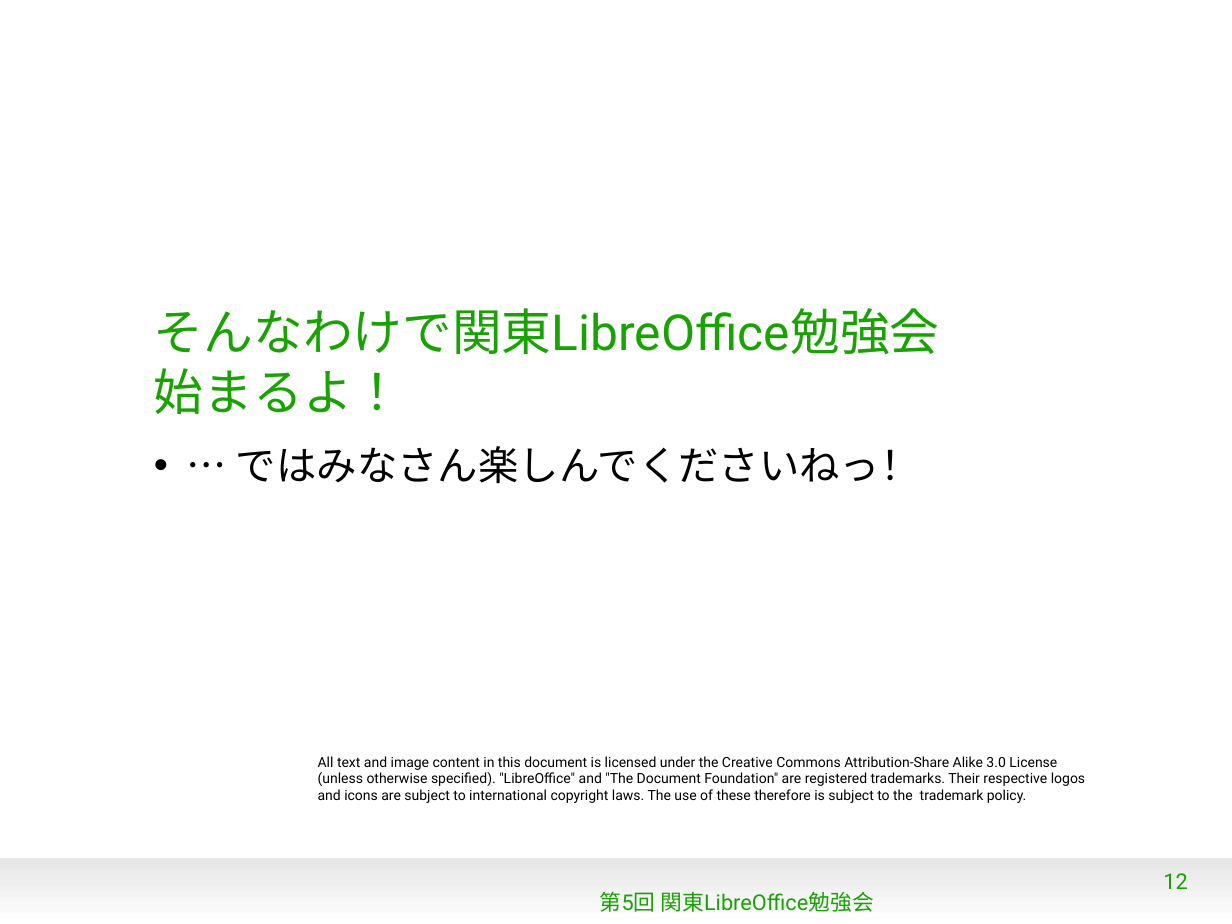
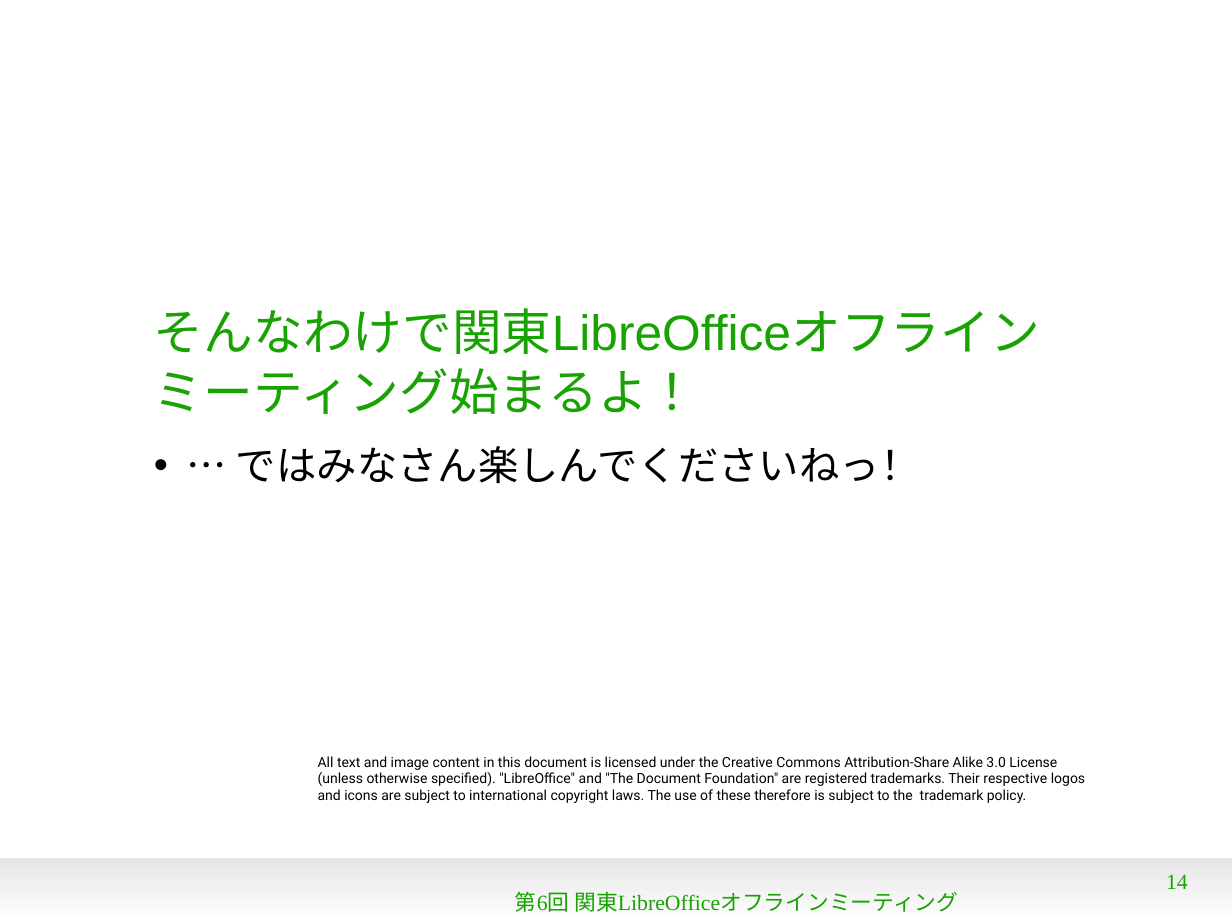
Before and after one commit to naruoga/KantoLibreOffice, a slide deck: slide 14 of Jun2013/OpeningTalk.odp (slide 12 before the commit). Drawn at 1232x924 pixels with LibreOffice and Linux fonts; fonts in the diff are those of the drawing; background and template pictures are left out. Boxes give left, top, right and bottom in pixels: in the first picture for what was removed or moved away, otherwise in the second. Text is boxed around its words. In the diff, an @@ line names an element or a change of style, - is before the commit and + after.

```diff
--- a/Jun2013/OpeningTalk.odp
+++ b/Jun2013/OpeningTalk.odp
@@ title at [154,308,1040,414]: text changed; font Roboto to Arial @@
-そんなわけで関東LibreOffice勉強会
-始まるよ！
+そんなわけで関東LibreOfficeオフライン
+ミーティング始まるよ！
@@ text at [515,891,958,912]: text changed; font Roboto to Times New Roman @@
-第5回 関東LibreOffice勉強会
+第6回 関東LibreOfficeオフラインミーティング
@@ page number at [1166,874,1188,889]: text changed; font Roboto to Times New Roman @@
-12
+14
```
Also in this commit, not shown: 9 other slides changed, 4 slides added, 2 slides removed.
